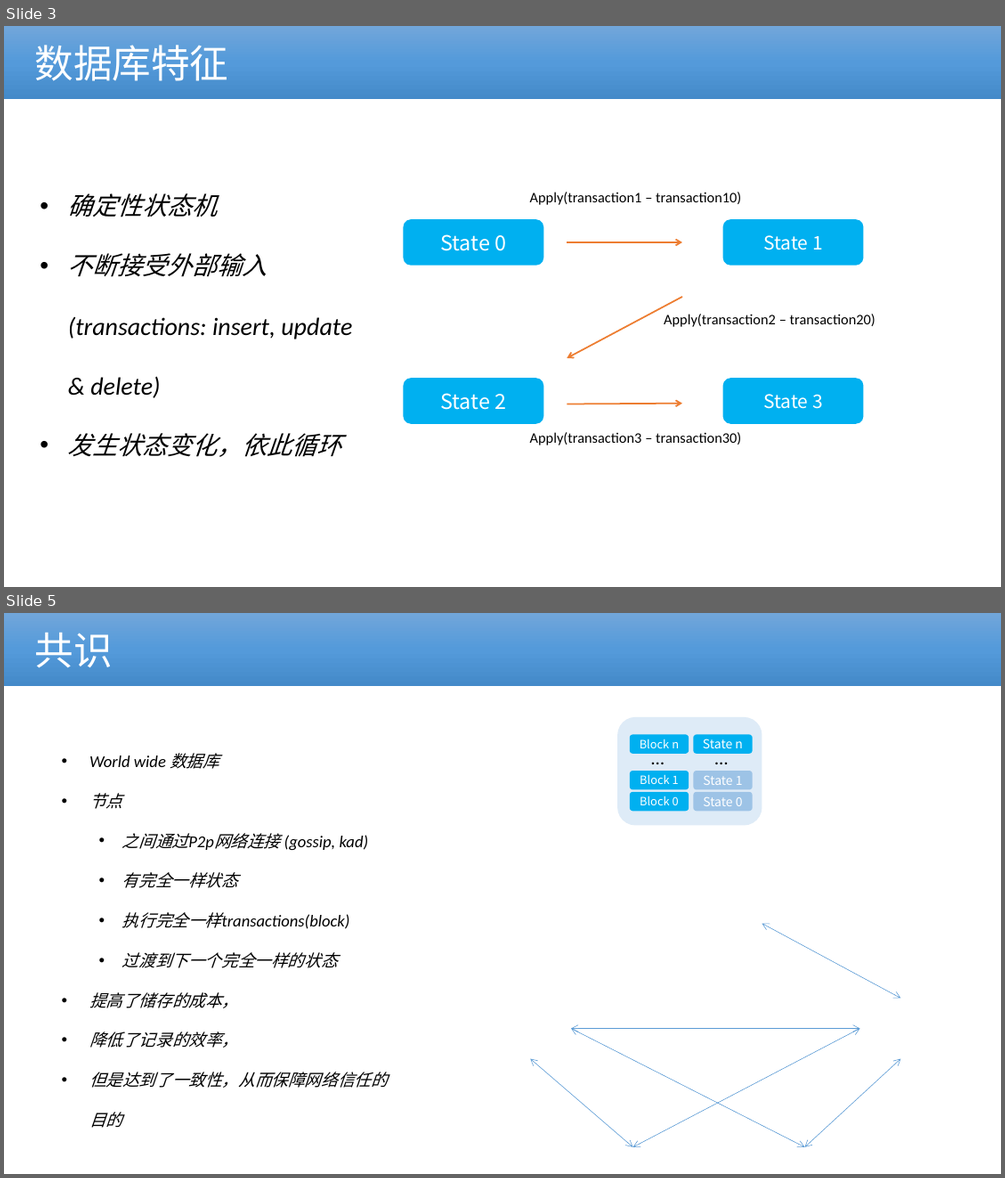
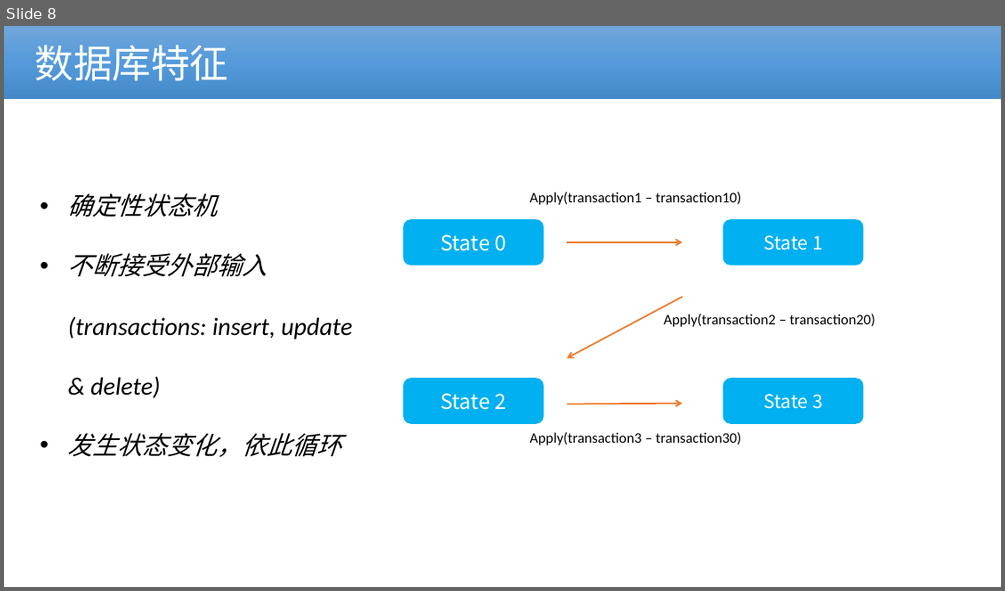
Before and after one commit to cmdpos/gaia, a slide deck: ppt/blockchain-dex.pptx. Shown one above the other, each under a label of ours: slides 3 and 5 before the commit, slide 8 after it; the slides between them are not shown. The pictures are 1005x1178 and 1005x591 pixels, drawn with LibreOffice and Linux fonts; fonts in the diff are those of the drawing; background and template pictures are left out. Boxes give left, top, right and bottom in pixels: in the first picture for what was removed or moved away, otherwise in the second. Text is boxed around its words. In the diff, an @@ line names an element or a change of style, - is before the commit and + after.

```diff
--- a/ppt/blockchain-dex.pptx
+++ b/ppt/blockchain-dex.pptx
@@ slide 5 removed at [4,613,1001,1174], background #FFFFFF @@
@@ rectangle removed at [4,613,1001,686] @@
-共识
@@ group removed at [617,717,761,826]: 7 rounded rectangles, 2 texts @@
-State 0
-State 1
-State n
-…
-Block 0
-Block 1
-Block n
-…
@@ text removed at [89,753,388,1127] @@
-• World wide 数据库
-• 节点
-  • 之间通过P2p网络连接 (gossip, kad)
-  • 有完全一样状态
-  • 执行完全一样transactions(block)
-  • 过渡到下一个完全一样的状态
-• 提高了储存的成本，
-• 降低了记录的效率，
-• 但是达到了一致性，从而保障网络信任的目的
@@ double arrow removed from (762, 924) to (900, 998) @@
@@ double arrow removed from (860, 1028) to (571, 1028) @@
@@ double arrow removed from (571, 1028) to (805, 1147) @@
@@ double arrow removed from (860, 1028) to (633, 1147) @@
@@ double arrow removed from (531, 1059) to (633, 1147) @@
@@ double arrow removed from (900, 1059) to (805, 1147) @@
@@ what was slide 3 is now slide 8 @@
```
Also in this commit, not shown: 4 slides changed, 13 slides added, 12 other slides removed, 1 other file.
